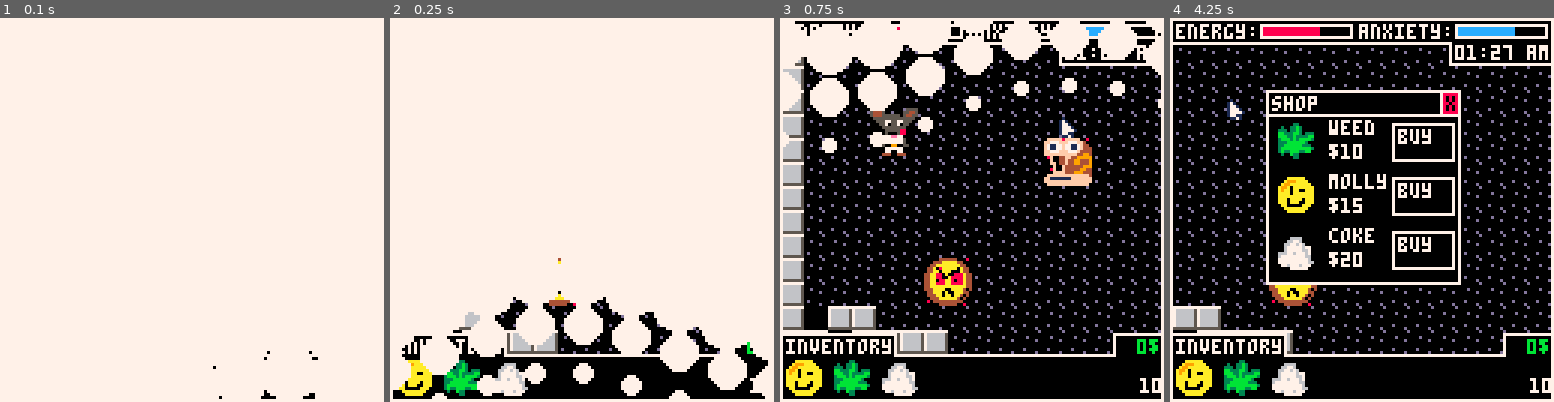
Above: before the commit, frames 1-4 (left to right).
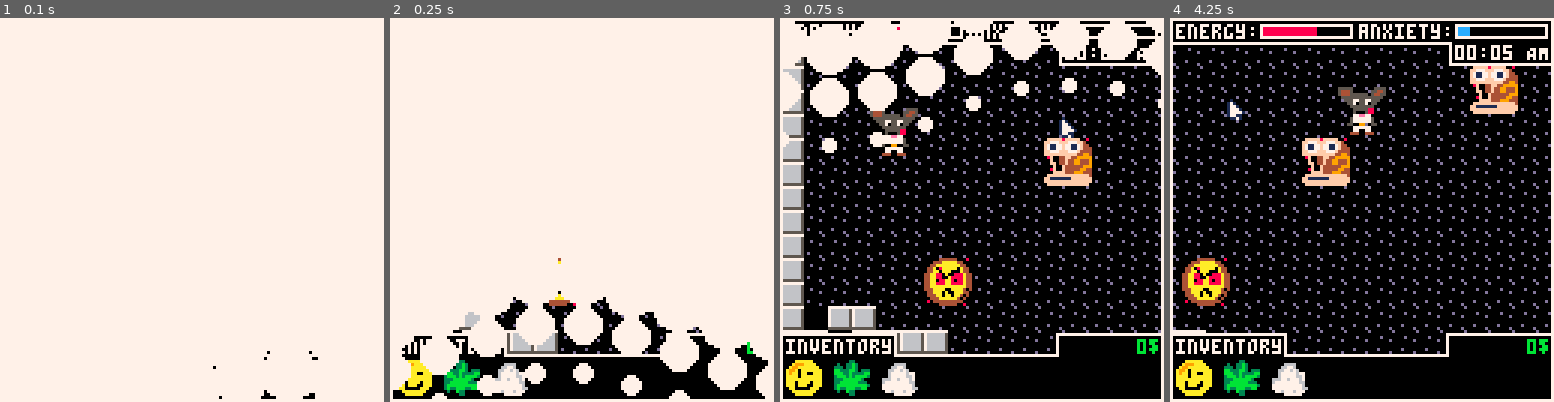
Above: after the commit, the same moments.

Repository: ekaktusz/ld53delivery
Game: PICO-8 cartridge delivery.p8
The game is run twice, just before and just after one commit, with the same random seed, the same clock (stepped at 60 frames per second) and the same inputs.
Inputs (mouse positions are in pixels of both pictures, inside the frame that each line leads up to):
- Up to frame 1 (0.1 s): no input
- Up to frame 2 (0.25 s): no input
- Up to frame 3 (0.75 s): tap X (X key) at 0.33 s; click (1060, 121) at 0.67 s
- Up to frame 4 (4.25 s): tap X (X key) at 1.07, 1.85, 2.97, 4.08 s; click (1216, 267) at 1.22 s; hold Right 1.6-2.1 s; click (1277, 114) at 1.77 s; hold Up 2.15-2.42 s; click (1342, 259) at 2.32 s; hold Right 2.47-3.03 s; click (1404, 106) at 2.87 s; hold Left 3.08-3.58 s; click (1465, 256) at 3.42 s; hold Down 3.63-3.97 s; click (1231, 102) at 3.97 s; hold Right from 4.02 s (still down)

Frame 1 is identical in both runs. In frame 2, 0.2% of the frame differs, in the area x 71-97%, y 82-98%; in frame 3, 0.6%; in frame 4, 22%, in the area x 0-100%, y 2-98%.

Commit message:
mechanics

Diff:
--- a/include/dealer.lua
+++ b/include/dealer.lua
@@ -24,7 +24,7 @@
         --inventory_add_drug("marijuana")
         if not mouse.old_click and mouse.click then
             if not inventory_is_full() then
-                money-=10
+                if (money>=12) money-=12
                 inventory_add_drug(drug_new("marijuana"))
             end
         end
@@ -34,7 +34,7 @@
         --inventory_add_drug("marijuana")
         if not mouse.old_click and mouse.click then
             if not inventory_is_full() then
-                money-=15
+                if (money>=12) money-=15
                 inventory_add_drug(drug_new("ecstasy"))
             end
         end
@@ -44,7 +44,7 @@
         --inventory_add_drug("marijuana")
         if not mouse.old_click and mouse.click then
             if not inventory_is_full() then
-                money-=20
+                if (money>=12) money-=42
                 inventory_add_drug(drug_new("cocaine"))
             end
         end
@@ -92,9 +92,9 @@
     print("molly", sx + flr(shop.w/3),  sy + offset_y + flr(shop.h/3),7)
     print("coke",  sx + flr(shop.w/3), sy + offset_y + flr(shop.h/3)*2,7)
 
-    print("$10", sx + flr(shop.w/3),  sy + offset_y + 8, 7)
-    print("$15", sx + flr(shop.w/3),  sy + offset_y + 8 + flr(shop.h/3),7)
-    print("$20",  sx + flr(shop.w/3), sy + offset_y + 8 + flr(shop.h/3)*2,7)
+    print("$12", sx + flr(shop.w/3),  sy + offset_y + 8, 7)
+    print("$18", sx + flr(shop.w/3),  sy + offset_y + 8 + flr(shop.h/3),7)
+    print("$42",  sx + flr(shop.w/3), sy + offset_y + 8 + flr(shop.h/3)*2,7)
 
     button_draw(dealer.buy_btn1)
     button_draw(dealer.buy_btn2)
--- a/include/drugs.lua
+++ b/include/drugs.lua
@@ -50,14 +50,33 @@
 function drug_sell(drug)
     inventory_remove_drug(drug)
     mouse.dragged = false
+
+    if (drug.type == "marijuana") then
+        money+=20
+    elseif (drug.type == "ecstasy") then
+        money+=30
+    elseif (drug.type == "cocaine") then
+        money+=100
+    end
+
     drug = nil
-    money+=10
+    player.anxiety += 0.1
 end
 
 function drug_use(drug)
     inventory_remove_drug(drug)
     mouse.dragged = false
-    money-=10
+
+    if (drug.type == "marijuana") then
+        player.anxiety -= 0.5
+        player.energy -= 0.3
+    elseif (drug.type == "ecstasy") then
+        player.energy += 0.5
+        player.anxiety += 0.2
+    elseif (drug.type == "cocaine") then
+        player.energy = 0.7
+        player.anxiery = 0.19
+    end
 end
 
 function drug_draw(drug)
--- a/include/game_state.lua
+++ b/include/game_state.lua
@@ -18,10 +18,20 @@
     --palt(1, true) -- beige color as transparency is true
     --palt(0, false) -- black color as transparency is false
 
+    in_game_time = {
+        hours = 0,
+        minutes = 0,
+        text = "00:00 am"
+    }
+
     money = 0
+    game_timer = 0
+    passed_seconds = 0
+    game_duration_seconds = 45 * 6
 end
 
 function game_state_update()
+    game_timer += 1
 
     player_udpate()
     customers_update()
@@ -33,8 +43,42 @@
     inventory_update()
     mouse_update()
 
-    bar_update(energy_bar, 0.7)
-    bar_update(anxiety_bar, 0.7)
+    if game_timer % 60 == 0 then
+        passed_seconds += 1
+        player.energy -= 0.01
+        if passed_seconds >= game_duration_seconds then
+            player.energy = 1
+        end
+    end
+
+    if game_timer % 45 == 0 then
+        in_game_time.minutes += 1
+        if in_game_time.minutes >= 60 then
+            in_game_time.hours += 1
+            in_game_time.minutes = 0
+        end
+        if in_game_time.minutes < 10 then
+            in_game_time.text = "0"..in_game_time.hours..":".."0"..in_game_time.minutes.." AM"
+        else
+            in_game_time.text = "0"..in_game_time.hours..":"..in_game_time.minutes.." AM"
+        end
+    end
+
+    bar_update(energy_bar, player.energy)
+    bar_update(anxiety_bar, player.anxiety)
+
+    if player.anxiety >= 1 then
+        -- TODO game over
+    elseif player.anxiety <= 0 then
+        player.anxiety = 0
+    end
+
+
+    if player.energy <= 0 then
+        -- TODO game over
+    elseif player.energy >= 1 then
+        player.energy = 1
+    end
 
 end
 
@@ -56,7 +100,7 @@
     local clock_y = cam.y+8
     rectfill(clock_x,  clock_y, clock_x+time_size,  clock_y + 7,7) -- outside
     rectfill(clock_x+1, clock_y-1, clock_x+time_size-1,  clock_y + 6, 0) -- inside
-    print("01:27 am", clock_x +2, clock_y + 1,7)
+    print(in_game_time.text, clock_x +2, clock_y + 1,7)
 
     print("energy:",cam.x+energy_bar.x-28, cam.y+energy_bar.y, 7)
     print("anxiety:",cam.x+anxiety_bar.x-32, cam.y+2, 7)
@@ -68,7 +112,8 @@
     bar_draw(energy_bar)
     bar_draw(anxiety_bar)
 
-    print(stat(9),cam.x+120,cam.y+120,7)
+
+    --print(stat(9),cam.x+120,cam.y+120,7)
 
     --print(money.."$",cam.x+(127-4*(#(tostr(money))+1)), cam.y+2, 3)
 
--- a/include/inventory.lua
+++ b/include/inventory.lua
@@ -29,8 +29,8 @@
         end
     end
 
-    rectfill(cam.x+127-16, 105+cam.y, 127+cam.x, 112+cam.y,7) -- outside
-    rectfill(cam.x+127-15, 106+cam.y, 126+cam.x, 112+cam.y,0) -- inside
+    rectfill(cam.x+127-35, 105+cam.y, 127+cam.x, 112+cam.y,7) -- outside
+    rectfill(cam.x+127-34, 106+cam.y, 126+cam.x, 112+cam.y,0) -- inside
     print(money.."$",cam.x+(127-4*(#(tostr(money))+1)), 107+cam.y, 11)
 end
 
--- a/include/menu_state.lua
+++ b/include/menu_state.lua
@@ -34,4 +34,6 @@
 
     transition_draw(menu_state.close_tran)
     transition_draw(menu_state.open_transition)
+
+    print(stat(9),cam.x+120,cam.y+120,7)
 end
--- a/include/player.lua
+++ b/include/player.lua
@@ -7,6 +7,11 @@
     player.h = 16
     player.dx = 0
     player.dy = 0
+
+    player.acc = 1
+
+    player.energy = 0.7
+    player.anxiety = 0.19
 
     local frames = { {x=16, y=0, w=16, h=16}, {x=16, y=16, w=16, h=16} }
     player.idle_anim = animation_new(frames, 20)
@@ -22,16 +27,16 @@
 
     -- ⬆️, ⬇️, ⬅️, ➡️, 🅾️, and ❎
     if btn(⬅️) then
-        player.dx -= 1
+        player.dx -= player.acc + player.acc * player.energy
     end
     if btn(➡️) then
-        player.dx += 1
+        player.dx += player.acc + player.acc * player.energy
     end
     if btn(⬆️) then
-        player.dy -= 1
+        player.dy -= player.acc + player.acc * player.energy
     end
     if btn(⬇️) then
-        player.dy += 1
+        player.dy += player.acc + player.acc * player.energy
     end
 
     if player.dx != 0 and player.dy != 0 then
